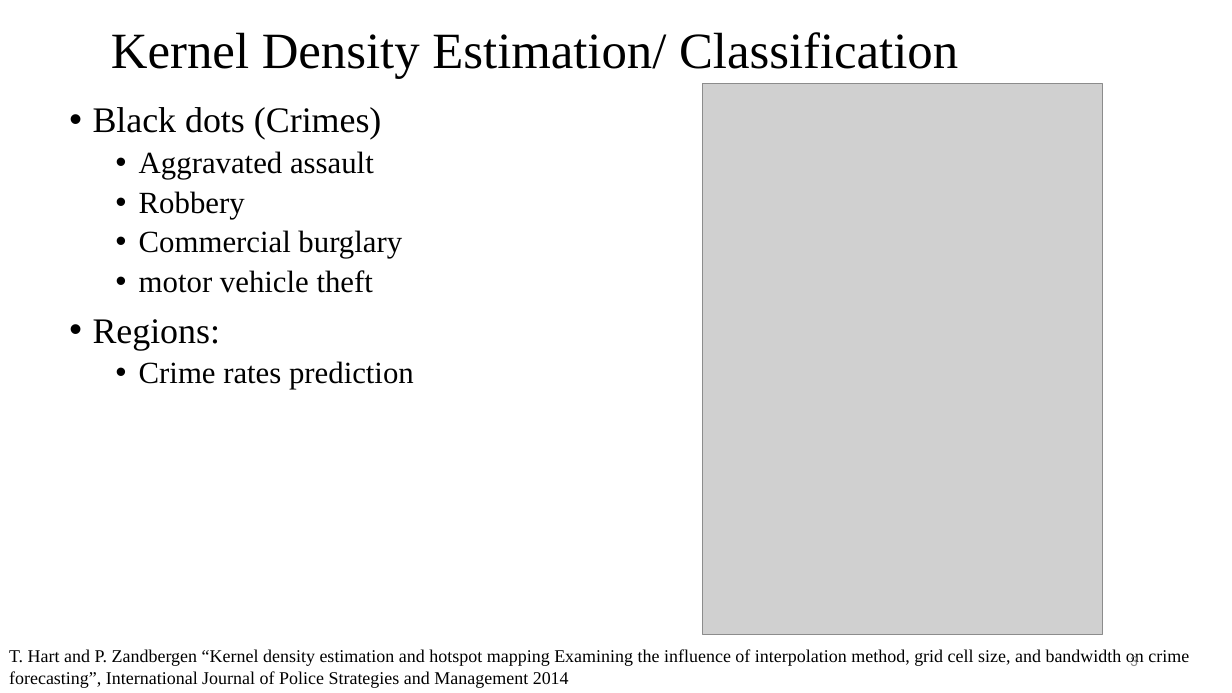
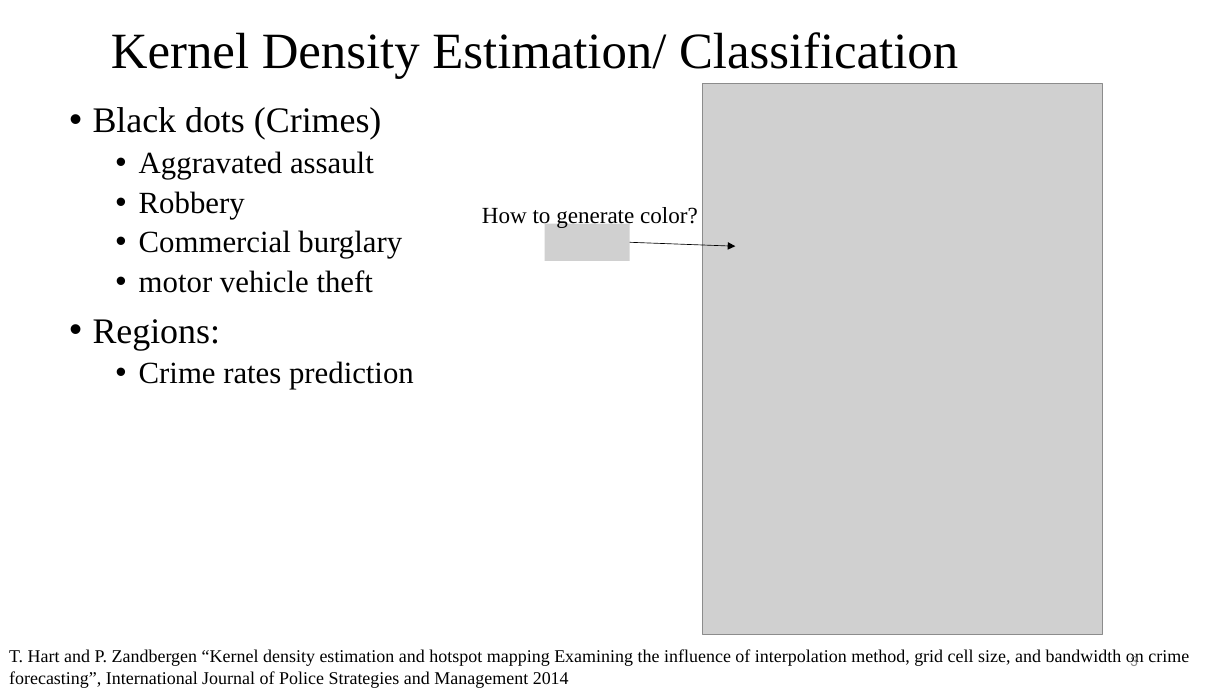
Before and after one commit to edisonchan2013928/KARL-Fast-Kernel-Aggregation-Queries, a slide deck: slide 3 of KARL Presentation_v2.pptx. Drawn at 1232x693 pixels with LibreOffice and Linux fonts; fonts in the diff are those of the drawing; grey boxes stand for pictures. Boxes give left, top, right and bottom in pixels: in the first picture for what was removed or moved away, otherwise in the second. Text is boxed around its words. In the diff, an @@ line names an element or a change of style, - is before the commit and + after.

```diff
--- a/KARL Presentation_v2.pptx
+++ b/KARL Presentation_v2.pptx
@@ text added at [482,207,698,229], 18 pt, text #000000 @@
+How to generate color?
@@ picture added at [545,224,630,261] @@
@@ arrow added from (629, 242) to (736, 246), #000000 0.5 pt @@
```
Also in this commit, not shown: 6 other slides changed.
